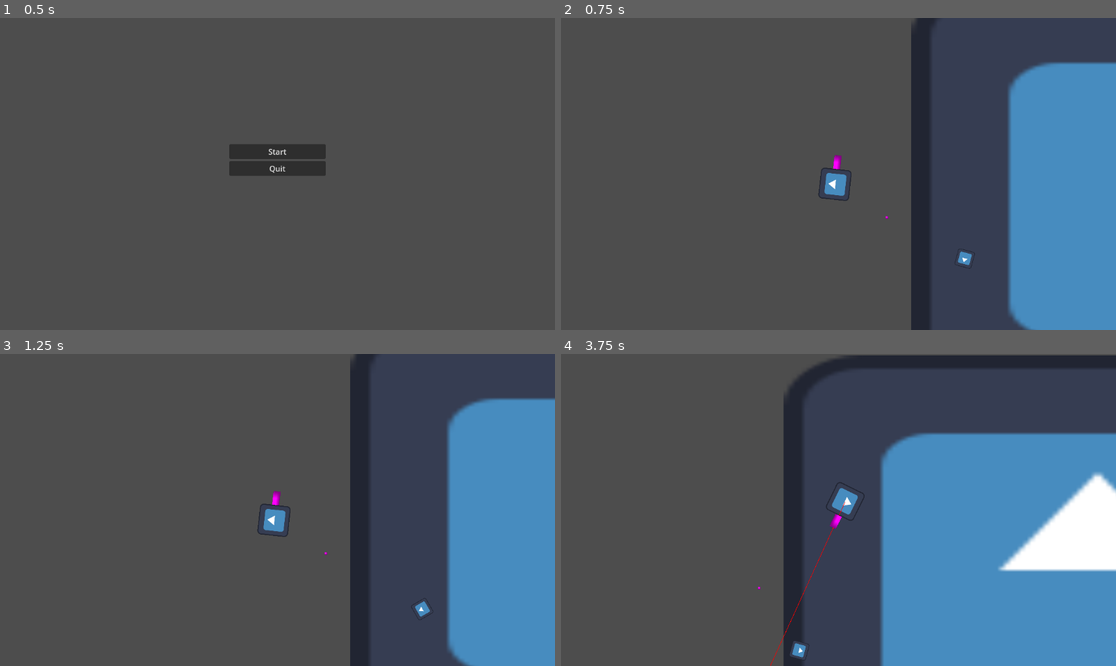
Above: before the commit, frames 1-4 (two rows, left to right).
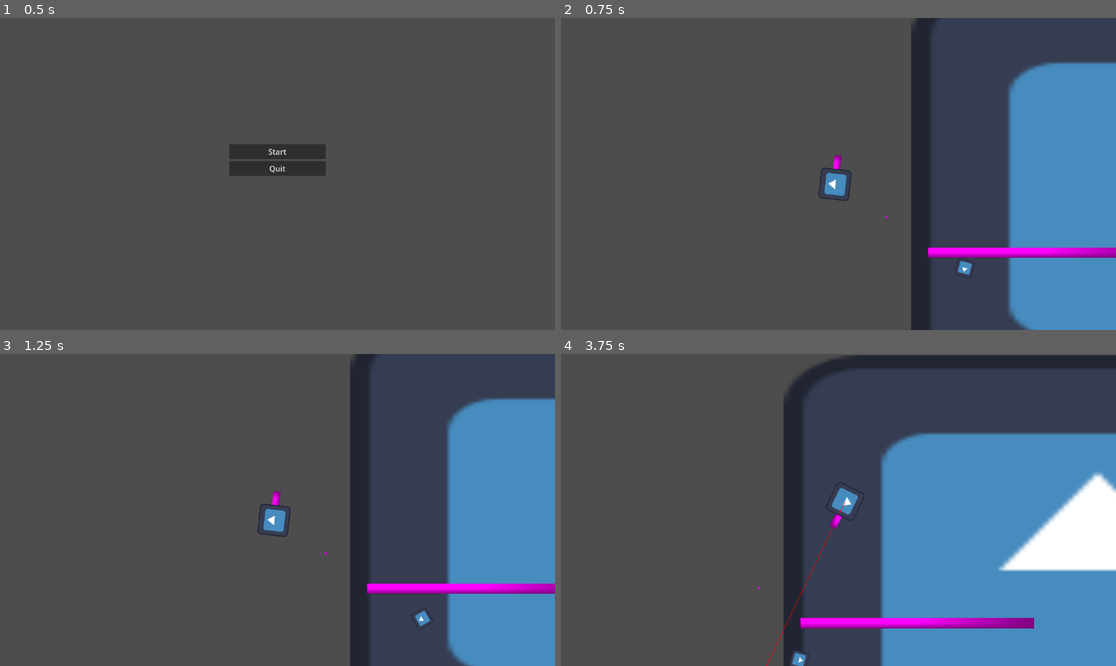
Above: after the commit, the same moments.

Repository: beabadoobee300/gmtk-2025
Game: Godot game, scene res://scenes/main.tscn
The game is run twice, just before and just after one commit, with the same random seed, the same clock (stepped at 60 frames per second) and the same inputs. The engine's default icon, where the game draws it, is replaced by a stand-in: a white triangle on a blue panel in a dark square.
Inputs (mouse positions are in pixels of both pictures, inside the frame that each line leads up to):
- Up to frame 1 (0.5 s): no input
- Up to frame 2 (0.75 s): click "Start" at 0.5 s
- Up to frame 3 (1.25 s): no input
- Up to frame 4 (3.75 s): move the mouse to (960, 494) at 1.27 s; press the mouse at (960, 494) at 1.28 s; hold D (right) 1.28-2.78 s; tap W (up) at 1.52, 1.55, 1.82, 2.1, 2.27, 2.57, 3.05 s; move the mouse to (727, 525) at 2.02 s; release the mouse at (727, 525) at 2.03 s; click (727, 525) at 2.3 s; move the mouse to (894, 441) at 2.77 s; press the mouse at (894, 441) at 2.78 s; hold A (left) 2.78-3.53 s; move the mouse to (810, 572) at 3.52 s; release the mouse at (810, 572) at 3.53 s; hold D (right) from 3.53 s (still down); click (810, 572) at 3.6 s

Frame 1 is identical in both runs. In frame 2, 1.2% of the frame differs, in the area x 66-100%, y 73-84%; in frame 3, 1.3%; in frame 4, 1.8%, in the area x 36-86%, y 48-100%.

Commit message:
added a wall

Diff:
--- a/scenes/enemy.gd
+++ b/scenes/enemy.gd
@@ -38,19 +38,19 @@
 
 	var direction_to_player = (player.global_position - global_position).normalized()
 	var distance_to_player = global_position.distance_to(player.global_position)
-	print("DEBUG: Distance to player: %.1f (max %.1f)" % [distance_to_player, view_distance])
+	#print("DEBUG: Distance to player: %.1f (max %.1f)" % [distance_to_player, view_distance])
 
 	# Check if player is within view distance
 	if distance_to_player > view_distance:
-		print("DEBUG: Player too far away")
+		#print("DEBUG: Player too far away")
 		return false
 
 	# Check angle (convert to degrees for easier understanding)
 	var angle_to_player = rad_to_deg(direction_to_player.angle() - rotation)
-	print("DEBUG: Angle to player: %.1f° (max %.1f°)" % [angle_to_player, view_angle])
+	#print("DEBUG: Angle to player: %.1f° (max %.1f°)" % [angle_to_player, view_angle])
 
 	if abs(angle_to_player) > view_angle:
-		print("DEBUG: Player outside view cone")
+		#print("DEBUG: Player outside view cone")
 		return false
 
 	# Raycast to check line of sight
--- /dev/null
+++ b/scenes/environment.tscn
@@ -0,0 +1,21 @@
+[gd_scene load_steps=3 format=3 uid="uid://bm4qxkcpayemq"]
+
+[sub_resource type="RectangleShape2D" id="RectangleShape2D_y44tv"]
+size = Vector2(20.163, 20)
+
+[sub_resource type="PlaceholderTexture2D" id="PlaceholderTexture2D_bc5iu"]
+
+[node name="Environment" type="Node2D"]
+
+[node name="Area2D" type="StaticBody2D" parent="."]
+position = Vector2(274, 62)
+scale = Vector2(23.32, 1.08)
+
+[node name="CollisionShape2D" type="CollisionShape2D" parent="Area2D"]
+position = Vector2(0.0814753, 0)
+shape = SubResource("RectangleShape2D_y44tv")
+
+[node name="Sprite2D" type="Sprite2D" parent="Area2D/CollisionShape2D"]
+position = Vector2(0.433105, -1.46627e-05)
+scale = Vector2(20.7993, 20)
+texture = SubResource("PlaceholderTexture2D_bc5iu")
--- a/scenes/game.tscn
+++ b/scenes/game.tscn
@@ -1,10 +1,11 @@
-[gd_scene load_steps=6 format=3 uid="uid://cxlkv2rl8ewsg"]
+[gd_scene load_steps=7 format=3 uid="uid://cxlkv2rl8ewsg"]
 
 [ext_resource type="Script" uid="uid://ktdddoytcvaj" path="res://scripts/game.gd" id="1_uwrxv"]
 [ext_resource type="PackedScene" uid="uid://dnjqxwrkqym37" path="res://scenes/player.tscn" id="2_yqjtg"]
 [ext_resource type="Texture2D" uid="uid://b7jpg6lh65cui" path="res://icon.svg" id="3_lbhrr"]
 [ext_resource type="PackedScene" uid="uid://k2f51np661vy" path="res://scenes/respawn_point.tscn" id="4_lbhrr"]
 [ext_resource type="PackedScene" uid="uid://dflojfero2vs0" path="res://scenes/enemy.tscn" id="5_iywne"]
+[ext_resource type="PackedScene" uid="uid://bm4qxkcpayemq" path="res://scenes/environment.tscn" id="6_p57ef"]
 
 [node name="Game" type="Node2D"]
 script = ExtResource("1_uwrxv")
@@ -23,3 +24,6 @@
 
 [node name="Enemy" parent="." instance=ExtResource("5_iywne")]
 position = Vector2(253, 152)
+
+[node name="Environment" parent="." instance=ExtResource("6_p57ef")]
+position = Vector2(150, 80)
--- a/scripts/gun.gd
+++ b/scripts/gun.gd
@@ -4,6 +4,7 @@
 @export var damage := 15
 @export var max_distance := 700
 @export var fire_rate := 0.2
+@export var slow_duration := 0.3
 @export var automatic := false
 @export var ammo := 30
 @export var max_ammo := 90
@@ -21,7 +22,7 @@
 @export var spread_decay_rate := 5.0
 @export var spread_increase_per_shot := 1.0
 
-var current_spread := 10.0
+var current_spread := 8.0
 var last_bullet_angle := 0.0
 var time_since_last_shot := 0.0
 
@@ -110,8 +111,7 @@
 	if result and result.collider.is_in_group("enemies"):
 		if result.collider.has_method("take_damage"):
 			result.collider.take_damage(damage)
-		if show_raycast:
-			draw_circle(to_local(result.position), 5, Color(1, 0, 0))
+
 
 func reload():
 	if is_reloading or current_ammo == ammo:
